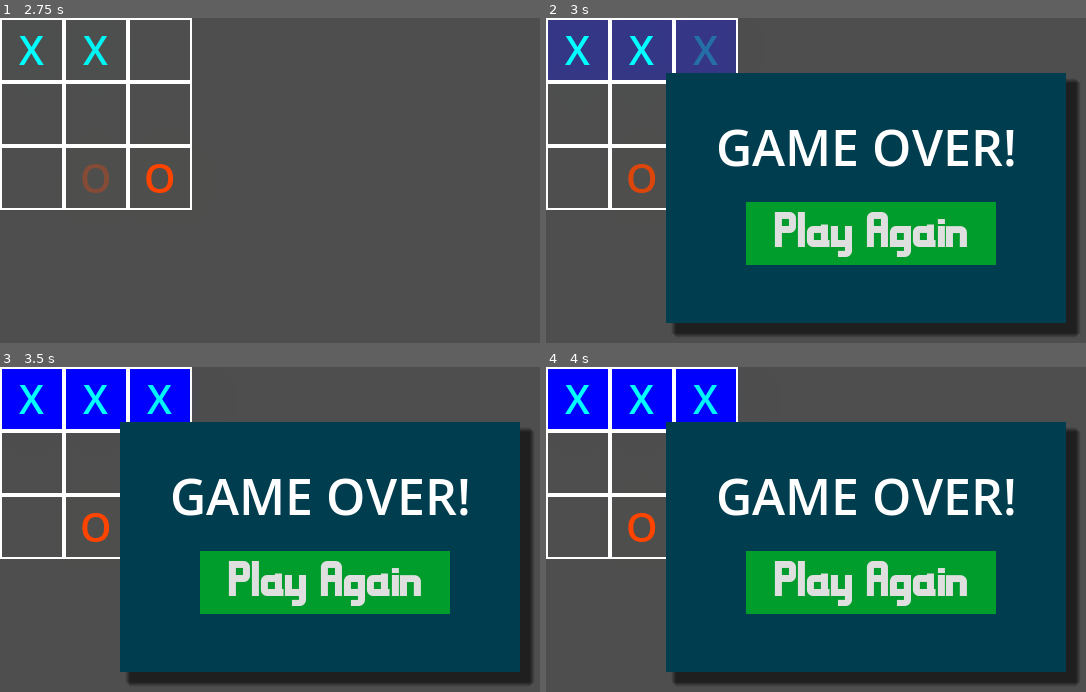
Above: before the commit, frames 1-4 (two rows, left to right).
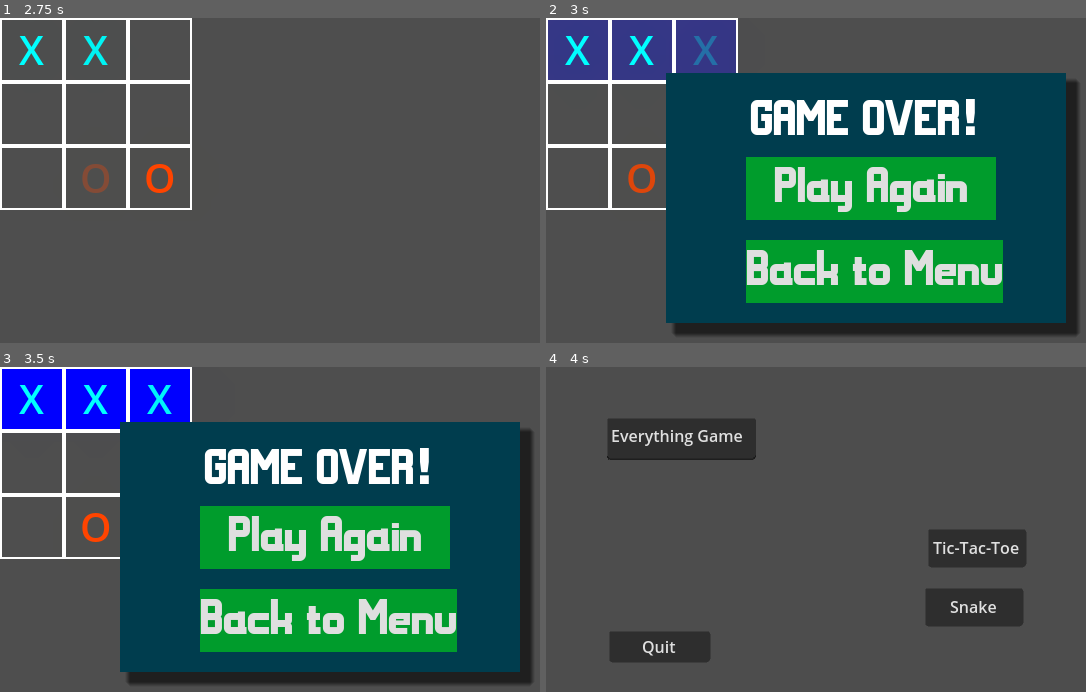
Above: after the commit, the same moments.

Repository: ZevZX/Everything-Game
Game: Godot game, scene res://game/main_menu/main_menu.tscn
The game is run twice, just before and just after one commit, with the same random seed, the same clock (stepped at 60 frames per second) and the same inputs.
Inputs (mouse positions are in pixels of both pictures, inside the frame that each line leads up to):
- Up to frame 1 (2.75 s): click "Tic-Tac-Toe" at 0.5 s; click (32, 50) at 1.25 s; click (97, 50) at 2.02 s
- Up to frame 2 (3 s): click (708, 50) at 2.77 s
- Up to frame 3 (3.5 s): no input
- Up to frame 4 (4 s): click (875, 620) at 3.5 s, where only the run after the commit has a clickable "Back to Menu"

Frame 1 is identical in both runs. In frame 2, 21% of the frame differs, in the area x 32-87%, y 24-88%; in frame 3, 21%; in frame 4, 71%, in the area x 0-99%, y 0-98%.

Commit message:
Updated snake_segment

Diff:
--- a/game/main_menu/game_over_menu.gd
+++ b/game/main_menu/game_over_menu.gd
@@ -4,3 +4,6 @@
 
 func _on_restart_button_pressed():
 	restart.emit()
+
+func _on_menu_button_pressed():
+	get_tree().change_scene_to_file("res://game/main_menu/main_menu.tscn")
--- a/game/main_menu/game_over_menu.tscn
+++ b/game/main_menu/game_over_menu.tscn
@@ -41,11 +41,12 @@
 anchor_right = 0.5
 anchor_bottom = 0.5
 offset_left = -133.5
-offset_top = -86.0
+offset_top = -115.0
 offset_right = 133.5
-offset_bottom = -16.0
+offset_bottom = -45.0
 grow_horizontal = 2
 grow_vertical = 2
+theme_override_fonts/font = ExtResource("1_4cjqx")
 theme_override_font_sizes/font_size = 50
 text = "GAME OVER!"
 horizontal_alignment = 1
@@ -53,9 +54,9 @@
 
 [node name="RestartButton" type="Button" parent="."]
 offset_left = 200.0
-offset_top = 184.0
+offset_top = 139.0
 offset_right = 450.0
-offset_bottom = 247.0
+offset_bottom = 202.0
 theme_override_fonts/font = ExtResource("1_4cjqx")
 theme_override_font_sizes/font_size = 50
 theme_override_styles/normal = SubResource("StyleBoxFlat_8be6j")
@@ -63,4 +64,17 @@
 theme_override_styles/pressed = SubResource("StyleBoxFlat_u4ktg")
 text = "Play Again"
 
+[node name="MenuButton" type="Button" parent="."]
+offset_left = 200.0
+offset_top = 222.0
+offset_right = 457.0
+offset_bottom = 285.0
+theme_override_fonts/font = ExtResource("1_4cjqx")
+theme_override_font_sizes/font_size = 50
+theme_override_styles/normal = SubResource("StyleBoxFlat_8be6j")
+theme_override_styles/hover = SubResource("StyleBoxFlat_l65v3")
+theme_override_styles/pressed = SubResource("StyleBoxFlat_u4ktg")
+text = "Back to Menu"
+
 [connection signal="pressed" from="RestartButton" to="." method="_on_restart_button_pressed"]
+[connection signal="pressed" from="MenuButton" to="." method="_on_menu_button_pressed"]
--- a/game/main_menu/main_menu.tscn
+++ b/game/main_menu/main_menu.tscn
@@ -7,6 +7,7 @@
 [node name="start_menu" type="Node2D"]
 
 [node name="CanvasLayer" type="CanvasLayer" parent="."]
+process_mode = 3
 
 [node name="title" type="TextEdit" parent="CanvasLayer"]
 offset_left = 61.0
--- a/game/snake/snake_segment.tscn
+++ b/game/snake/snake_segment.tscn
@@ -1,18 +1,7 @@
 [gd_scene load_steps=2 format=3 uid="uid://beaa828xfn3nx"]
 
-[sub_resource type="StyleBoxFlat" id="StyleBoxFlat_mb3th"]
-bg_color = Color(0.192157, 0.654902, 0, 0.784314)
-border_width_left = 1
-border_width_top = 1
-border_width_right = 1
-border_width_bottom = 1
-border_color = Color(0.270588, 0.580392, 0, 1)
-corner_radius_top_left = 5
-corner_radius_top_right = 5
-corner_radius_bottom_right = 5
-corner_radius_bottom_left = 5
+[ext_resource type="Texture2D" uid="uid://cwbshldslduwr" path="res://game/snake/snake.png" id="1_v3dcj"]
 
-[node name="SnakeSegment" type="Panel" groups=["segments"]]
-offset_right = 32.0
-offset_bottom = 32.0
-theme_override_styles/panel = SubResource("StyleBoxFlat_mb3th")
+[node name="SnakeSegment" type="Sprite2D" groups=["segments"]]
+texture = ExtResource("1_v3dcj")
+centered = false
--- a/project.godot
+++ b/project.godot
@@ -19,6 +19,7 @@
 
 window/size/viewport_width=640
 window/size/viewport_height=360
+window/size/mode=4
 window/stretch/mode="viewport"
 window/stretch/scale_mode="integer"
 window/vsync/vsync_mode=0
Binary file added: game/snake/snake.png
Not shown, added: game/snake/snake.png.import
